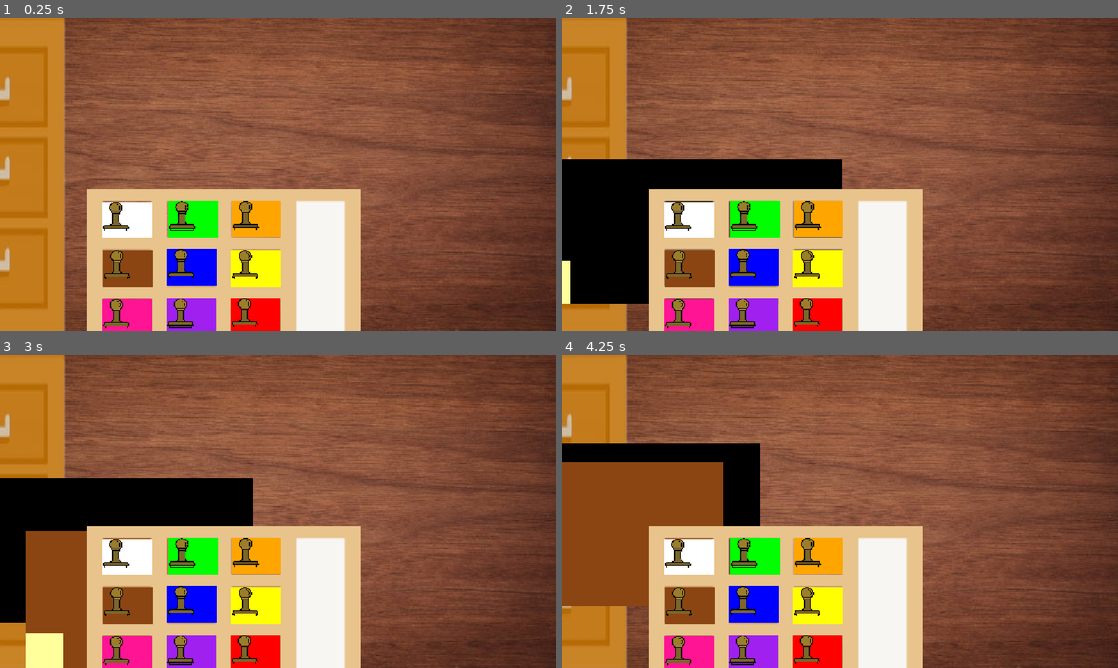
Above: before the commit, frames 1-4 (two rows, left to right).
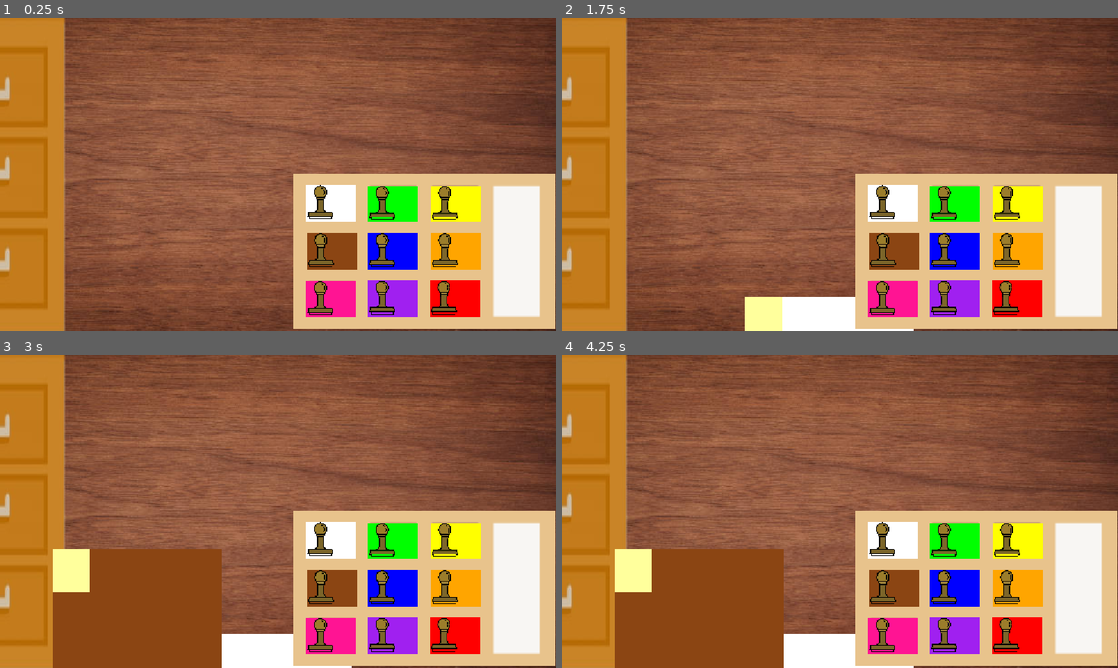
Above: after the commit, the same moments.

Repository: Rafa-beau/BICHOCORREIO
Game: Godot game, scene res://node/table.tscn
Same seed, same stepped clock (60 frames per second), same inputs: the game is played once before the commit and once after it. Before the commit the project has no main scene; this scene is started directly in both runs.
Inputs (mouse positions are in pixels of both pictures, inside the frame that each line leads up to):
- Up to frame 1 (0.25 s): no input
- Up to frame 2 (1.75 s): tap Enter at 0.5 s; drag from (595, 174) to (817, 315) at 0.52 s; tap Space at 1.25 s; drag from (806, 312) to (595, 174) at 1.27 s
- Up to frame 3 (3 s): move the mouse to (127, 567) at 2.02 s; click (127, 567) at 2.17 s; tap Enter at 2.75 s; drag from (205, 621) to (127, 567) at 2.77 s
- Up to frame 4 (4.25 s): tap Space at 3.5 s; drag from (806, 602) to (689, 567) at 3.52 s

The runs differ from the first frame. In frame 1, 39% of the frame differs, in the area x 15-100%, y 49-100%; in frame 2, 49%; in frame 3, 50%; in frame 4, 52%, in the area x 0-100%, y 28-100%.

Commit message:
Add files via upload

Diff:
--- a/bichocorreio/node/Stamps/stamp.tscn
+++ b/bichocorreio/node/Stamps/stamp.tscn
@@ -4,26 +4,26 @@
 [ext_resource type="Texture2D" uid="uid://c3bxgl36x514" path="res://assets/carimbo.png" id="1_wqoqg"]
 
 [sub_resource type="RectangleShape2D" id="RectangleShape2D_bgkt2"]
-size = Vector2(57, 63.5)
+size = Vector2(56, 73.5)
 
 [node name="Stamp" type="Area2D" unique_id=1293601547]
 priority = 1
 script = ExtResource("1_bgkt2")
 
 [node name="CollisionShape2D" type="CollisionShape2D" parent="." unique_id=1112240098]
-position = Vector2(29.5, 31.25)
+position = Vector2(29, 36.25)
 shape = SubResource("RectangleShape2D_bgkt2")
 
 [node name="Sprite2D" type="Sprite2D" parent="." unique_id=733386268]
-position = Vector2(29, 31.000004)
-scale = Vector2(0.13037114, 0.11816406)
+position = Vector2(28.812494, 35.875004)
+scale = Vector2(0.12963869, 0.13720703)
 texture = ExtResource("1_wqoqg")
 
 [node name="ColorRect" type="ColorRect" parent="." unique_id=1422932303]
 offset_left = 7.0
-offset_top = 57.0
+offset_top = 66.0
 offset_right = 51.0
-offset_bottom = 60.0
+offset_bottom = 69.0
 mouse_filter = 2
 
 [connection signal="input_event" from="." to="." method="_on_input_event"]
--- a/bichocorreio/node/card.tscn
+++ b/bichocorreio/node/card.tscn
@@ -1,36 +1,38 @@
 [gd_scene format=3 uid="uid://cb0on76tdbam5"]
 
 [ext_resource type="Script" uid="uid://b6771g3wmau7c" path="res://script/card.gd" id="1_b70dl"]
+[ext_resource type="PackedScene" uid="uid://b4lx325c5xhqv" path="res://node/stamp_mark.tscn" id="2_kpnyg"]
 
 [sub_resource type="RectangleShape2D" id="RectangleShape2D_rjgdm"]
-size = Vector2(639, 300)
+size = Vector2(349, 463)
 
 [sub_resource type="RectangleShape2D" id="RectangleShape2D_b70dl"]
-size = Vector2(75.5, 89)
+size = Vector2(76, 89)
 
 [node name="Card" type="Area2D" unique_id=647703974]
 script = ExtResource("1_b70dl")
+stamp_mark = ExtResource("2_kpnyg")
 
 [node name="CollisionShape2D" type="CollisionShape2D" parent="." unique_id=1552224773]
-position = Vector2(320.5, 150)
+position = Vector2(175.5, 231.5)
 shape = SubResource("RectangleShape2D_rjgdm")
 
 [node name="ColorRect" type="ColorRect" parent="." unique_id=624667224]
-offset_right = 640.0
-offset_bottom = 300.0
+offset_right = 349.0
+offset_bottom = 463.0
 mouse_filter = 2
 
 [node name="Stamp" type="ColorRect" parent="." unique_id=1551326070]
-offset_top = 211.0
 offset_right = 76.0
-offset_bottom = 300.0
+offset_bottom = 89.0
 mouse_filter = 2
 color = Color(1, 1, 0.6117647, 1)
 
 [node name="StampPlace" type="Area2D" parent="." unique_id=82034314]
 
 [node name="CollisionShape2D" type="CollisionShape2D" parent="StampPlace" unique_id=25307432]
-position = Vector2(38.25, 255.5)
+position = Vector2(38, 44.5)
 shape = SubResource("RectangleShape2D_b70dl")
 
 [connection signal="input_event" from="." to="." method="_on_input_event"]
+[connection signal="area_entered" from="StampPlace" to="." method="_on_stamp_place_area_entered"]
--- /dev/null
+++ b/bichocorreio/node/menu.tscn
@@ -0,0 +1,39 @@
+[gd_scene format=3 uid="uid://c8vkeuto5ftdq"]
+
+[ext_resource type="Script" uid="uid://drq8t3lnvqexm" path="res://script/menu.gd" id="1_h0wty"]
+[ext_resource type="Theme" uid="uid://cms3j4e75bn8d" path="res://themes/label.tres" id="2_6t2dl"]
+
+[node name="Menu" type="Control" unique_id=290282353]
+layout_mode = 3
+anchors_preset = 15
+anchor_right = 1.0
+anchor_bottom = 1.0
+grow_horizontal = 2
+grow_vertical = 2
+script = ExtResource("1_h0wty")
+
+[node name="ColorRect" type="ColorRect" parent="." unique_id=1217506792]
+layout_mode = 0
+offset_right = 1154.0
+offset_bottom = 649.0
+color = Color(0.42745098, 0.16862746, 0, 1)
+
+[node name="Label" type="Label" parent="." unique_id=576041024]
+layout_mode = 0
+offset_left = 230.0
+offset_top = 49.0
+offset_right = 891.0
+offset_bottom = 187.0
+theme = ExtResource("2_6t2dl")
+text = "BICHOCORREÇÃO"
+
+[node name="Button" type="Button" parent="." unique_id=1171957681]
+layout_mode = 0
+offset_left = 254.0
+offset_top = 181.0
+offset_right = 865.0
+offset_bottom = 372.0
+theme = ExtResource("2_6t2dl")
+text = "Jogar!"
+
+[connection signal="pressed" from="Button" to="." method="_on_button_pressed"]
--- a/bichocorreio/node/stamp_box.tscn
+++ b/bichocorreio/node/stamp_box.tscn
@@ -8,33 +8,33 @@
 script = ExtResource("1_ygbqr")
 
 [node name="Sprite2D" type="Sprite2D" parent="." unique_id=274057447]
-position = Vector2(285.88498, 164.51723)
-scale = Vector2(4.178162, 3.1438994)
+position = Vector2(272.88498, 161.01724)
+scale = Vector2(3.986986, 3.0765917)
 texture = ExtResource("1_winvt")
 
 [node name="stampslot9" parent="." unique_id=1977213705 instance=ExtResource("2_6bire")]
-position = Vector2(300, 226)
+position = Vector2(285, 221)
 
 [node name="stampslot8" parent="." unique_id=88959037 instance=ExtResource("2_6bire")]
-position = Vector2(301, 127)
+position = Vector2(287, 123)
 
 [node name="stampslot7" parent="." unique_id=1879959465 instance=ExtResource("2_6bire")]
-position = Vector2(302, 25)
+position = Vector2(287, 25)
 
 [node name="stampslot6" parent="." unique_id=1333101992 instance=ExtResource("2_6bire")]
-position = Vector2(170, 26)
+position = Vector2(157, 25)
 
 [node name="stampslot5" parent="." unique_id=892844004 instance=ExtResource("2_6bire")]
-position = Vector2(168, 125)
+position = Vector2(157, 123)
 
 [node name="stampslot4" parent="." unique_id=2010950275 instance=ExtResource("2_6bire")]
-position = Vector2(167, 227)
+position = Vector2(157, 221)
 
 [node name="stampslot3" parent="." unique_id=1573176941 instance=ExtResource("2_6bire")]
-position = Vector2(34, 228)
+position = Vector2(29, 222)
 
 [node name="stampslot2" parent="." unique_id=165364056 instance=ExtResource("2_6bire")]
-position = Vector2(35, 127)
+position = Vector2(30, 123)
 
 [node name="stampslot" parent="." unique_id=2022540122 instance=ExtResource("2_6bire")]
-position = Vector2(33, 27)
+position = Vector2(29, 24)
--- /dev/null
+++ b/bichocorreio/node/stamp_mark.gd
@@ -0,0 +1,3 @@
+extends Node2D
+
+@export var card_scene: PackedScene
--- /dev/null
+++ b/bichocorreio/node/stamp_mark.tscn
@@ -0,0 +1,15 @@
+[gd_scene format=3 uid="uid://b4lx325c5xhqv"]
+
+[ext_resource type="Texture2D" uid="uid://doojqhan3sn7b" path="res://assets/carimbos.png" id="1_rhhmf"]
+[ext_resource type="Script" uid="uid://043nkimtkyr6" path="res://node/stamp_mark.gd" id="1_y0uk8"]
+
+[node name="StampMark" type="Node2D" unique_id=1975734456]
+position = Vector2(6, 11)
+script = ExtResource("1_y0uk8")
+
+[node name="Sprite2D" type="Sprite2D" parent="." unique_id=1901085979]
+position = Vector2(36, 31.500004)
+scale = Vector2(0.2125, 0.20937501)
+texture = ExtResource("1_rhhmf")
+hframes = 3
+vframes = 3
--- a/bichocorreio/node/table.tscn
+++ b/bichocorreio/node/table.tscn
@@ -16,6 +16,6 @@
 [node name="Drawer" parent="." unique_id=1174447515 instance=ExtResource("1_n0tx1")]
 
 [node name="StampBox" parent="." unique_id=904528510 instance=ExtResource("4_mthqe")]
-position = Vector2(178, 353)
+position = Vector2(606, 322)
 
 [connection signal="body_entered" from="Drawer" to="." method="_on_drawer_body_entered"]
--- a/bichocorreio/project.godot
+++ b/bichocorreio/project.godot
@@ -11,6 +11,7 @@
 [application]
 
 config/name="BICHOCORREIO"
+run/main_scene="uid://c8vkeuto5ftdq"
 config/features=PackedStringArray("4.6", "Forward Plus")
 config/icon="res://icon.svg"
 
--- a/bichocorreio/script/card.gd
+++ b/bichocorreio/script/card.gd
@@ -2,53 +2,48 @@
 
 var dragging = false
 var stamped = false
+var stuck = false
 var offset
-var type = "card"
 
-@export var color: CardColor
+@export var cur_color: CardColor
+@export var stamp_mark: PackedScene
 
 enum CardColor {
 	RED,
+	ORANGE,
 	YELLOW,
-	ORANGE,
 	GREEN,
 	BLUE,
 	PURPLE,
 	PINK,
 	BROWN,
-	BLACK,
-	WHITE
+	WHITE,
+	BLACK
 }
 
 const Color_Values = {
 	CardColor.RED: Color.RED,
+	CardColor.ORANGE: Color.ORANGE,
 	CardColor.YELLOW: Color.YELLOW,
-	CardColor.ORANGE: Color.ORANGE,
 	CardColor.GREEN: Color.GREEN,
 	CardColor.BLUE: Color.BLUE,
 	CardColor.PURPLE: Color.PURPLE,
 	CardColor.PINK: Color.DEEP_PINK,
 	CardColor.BROWN: Color.SADDLE_BROWN,
-	CardColor.BLACK: Color.BLACK,
-	CardColor.WHITE: Color.WHITE
+	CardColor.WHITE: Color.WHITE,
+	CardColor.BLACK: Color.BLACK
 	}
 
 # Cor aleatoria
 
 func _ready():
-	color = CardColor.values().pick_random()
-	$ColorRect.modulate = Color_Values[color]
-
-# nome da cor
-
-func assing_color():
-	var match_color = type + CardColor
-
+	cur_color = CardColor.values().pick_random()
+	$ColorRect.modulate = Color_Values[cur_color]
 
 # arrastar
 
 func _on_input_event(viewport: Node, event: InputEvent, shape_idx: int) -> void:
-	if event is InputEventMouseButton:
+	if event is InputEventMouseButton and not stuck and MOUSE_BUTTON_LEFT:
 		dragging = event.pressed
 		if event.pressed:
 			offset = global_position - get_global_mouse_position()
@@ -59,6 +54,10 @@
 	if dragging:
 		if event is InputEventMouseButton and not event.pressed:
 			dragging = false
+			if not stamped:
+				stuck = true
+			else:
+				stuck = false
 
 func _process(delta):
 	if dragging == true:
@@ -71,3 +70,18 @@
 func start_drag():
 	dragging = true
 	offset = Vector2(-150, -40)
+
+# sera?
+
+# carimbador maluco
+
+func receive_stamp(stamp_color: Color, stamp_index: int) -> void:
+	if not stamped:
+		if Color_Values[cur_color] == stamp_color:
+			var mark = stamp_mark.instantiate()
+			mark.get_node("Sprite2D").frame = stamp_index
+			add_child(mark)
+			stamped = true
+			stuck = false
+		else:
+			print("No, bad stamp")
--- a/bichocorreio/script/drawer.gd
+++ b/bichocorreio/script/drawer.gd
@@ -1,7 +1,7 @@
 extends Area2D
 class_name drawer
+
 @export var card_scene: PackedScene
-
 var card_instance
 
 
--- /dev/null
+++ b/bichocorreio/script/menu.gd
@@ -0,0 +1,4 @@
+extends Control
+
+func _on_button_pressed() -> void:
+	get_tree().change_scene_to_file("res://node/table.tscn")
--- a/bichocorreio/script/stamp.gd
+++ b/bichocorreio/script/stamp.gd
@@ -1,4 +1,6 @@
 extends Area2D
+
+@export var card: PackedScene
 
 @onready var stamp_slot = get_parent()
 @onready var color_rect = $ColorRect
@@ -7,10 +9,12 @@
 var dragging = false
 var offset
 var ret_color
+var ret_color_index: int
 
 func _ready():
 	if stamp_slot and "glob_color" in stamp_slot:
 		ret_color = stamp_slot.glob_color
+		ret_color_index = stamp_slot.glob_color_index
 		apply_color(ret_color)
 
 func apply_color(new_color: Color):
@@ -27,15 +31,16 @@
 		if event.pressed:
 			offset = global_position - get_global_mouse_position()
 
-# Comecando funçao de carimbar
-
-	#if dragging == true:
-		#if event is InputEventMouseButtonn == MOUSE_BUTTON_LEFT:
-
+	if event is InputEventMouseButton and event.button_index == MOUSE_BUTTON_LEFT:
+		if event.pressed and dragging:
+			var areas = get_overlapping_areas()
+			for area in areas:
+				if area.has_method("receive_stamp"):
+					area.receive_stamp(ret_color, ret_color_index)
 
 func _unhandled_input(event):
 	if dragging:
-		if event is InputEventMouseButton and not event.pressed:
+		if event is InputEventMouseButton and event.button_index == MOUSE_BUTTON_RIGHT and not event.pressed:
 			z_index = original_z_index
 			dragging = false
 
--- a/bichocorreio/script/stamp_box.gd
+++ b/bichocorreio/script/stamp_box.gd
@@ -1,7 +1,6 @@
 extends Node2D
 
 @export var color: StampColor
-@onready var container = $GridContainer
 var on_drag = false
 
 func _ready():
@@ -17,12 +16,12 @@
 	for i in range(slots.size()):
 		var current_stampslot = slots[i]
 		var stamp_color = color_palette_array[i]
-		current_stampslot.apply_color(stamp_color)
+		current_stampslot.apply_color(stamp_color, i)
 
 enum StampColor {
 	RED,
+	ORANGE,
 	YELLOW,
-	ORANGE,
 	GREEN,
 	BLUE,
 	PURPLE,
@@ -33,8 +32,8 @@
 
 const Color_Values = {
 	StampColor.RED: Color.RED,
+	StampColor.ORANGE: Color.ORANGE,
 	StampColor.YELLOW: Color.YELLOW,
-	StampColor.ORANGE: Color.ORANGE,
 	StampColor.GREEN: Color.GREEN,
 	StampColor.BLUE: Color.BLUE,
 	StampColor.PURPLE: Color.PURPLE,
--- a/bichocorreio/script/stampslot.gd
+++ b/bichocorreio/script/stampslot.gd
@@ -4,13 +4,15 @@
 @onready var stamp_box = get_parent()
 @onready var color_rect = $ColorRect
 var glob_color: Color
+var glob_color_index: int
 var stamp_created = false
 
-func apply_color(new_color: Color):
+func apply_color(new_color: Color, index: int):
 
 	if color_rect:
 		color_rect.color = new_color
 		glob_color = new_color
+		glob_color_index = index
 
 	if stamp and not stamp_created:
 		stamp_created = true
--- a/bichocorreio/script/table.gd
+++ b/bichocorreio/script/table.gd
@@ -3,7 +3,7 @@
 @onready var card = ("res://node/card")
 var current_card = null
 
-func snap_card(card: Area2D) -> void:
+func snap_card() -> void:
 	card.snap_to_table(self)
 
 func _on_area_2d_area_entered(area: Area2D) -> void:
--- /dev/null
+++ b/bichocorreio/themes/label.tres
@@ -0,0 +1,5 @@
+[gd_resource type="Theme" format=3 uid="uid://cms3j4e75bn8d"]
+
+[resource]
+Button/font_sizes/font_size = 105
+Label/font_sizes/font_size = 78
Binary file added: bichocorreio/assets/carimbos.png
Not shown, added: bichocorreio/assets/carimbos.png.import
Binary file added: bichocorreio/assets/marcas.png
Not shown, added: bichocorreio/assets/marcas.png.import
Not shown, added: bichocorreio/node/stamp_mark.gd.uid
Not shown, added: bichocorreio/script/menu.gd.uid
